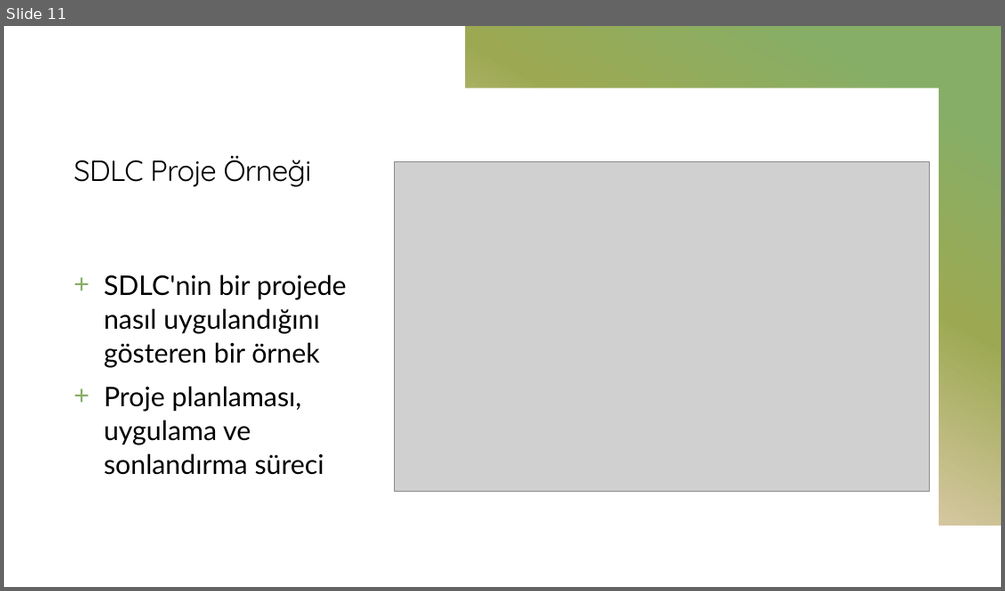
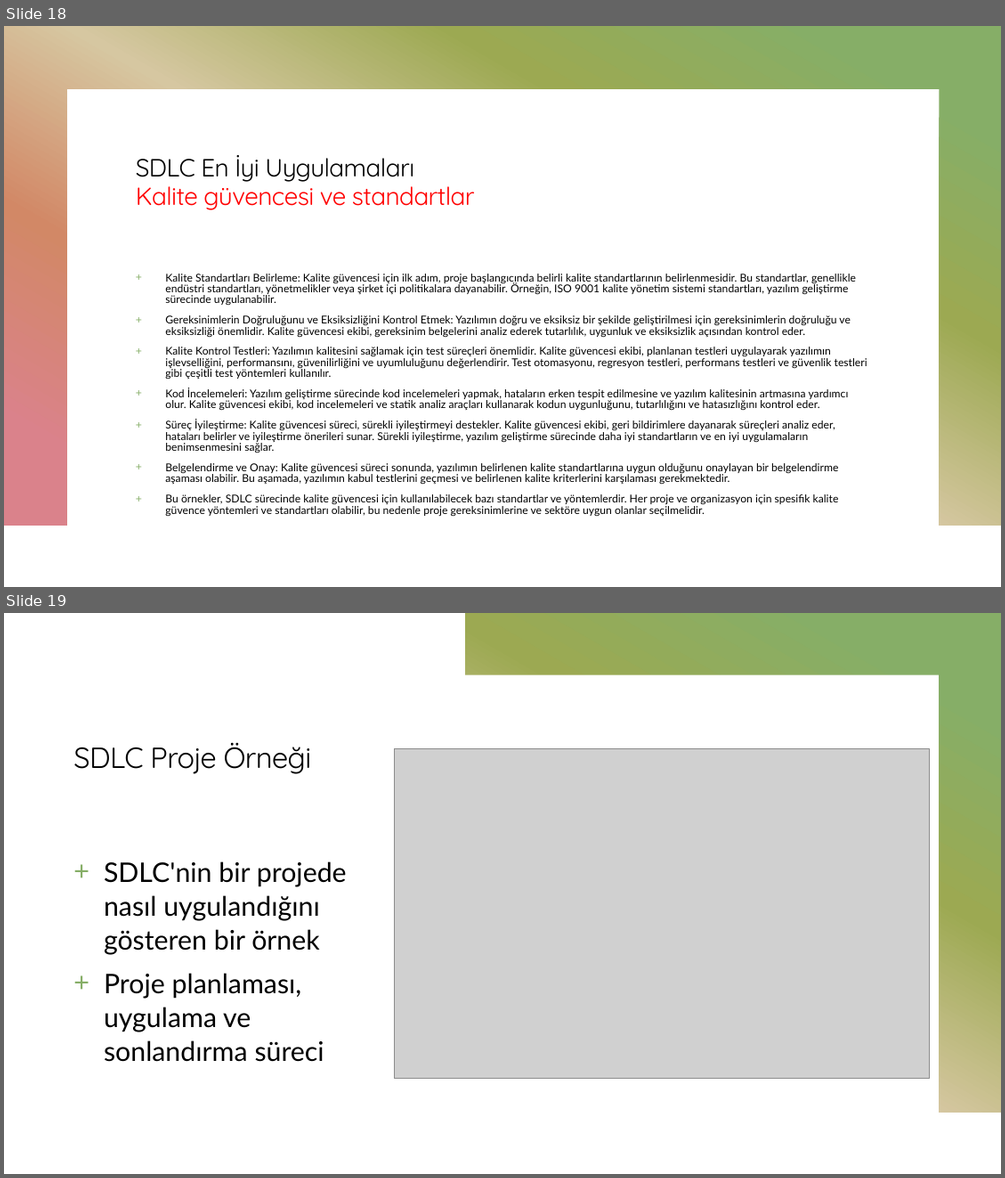
Before and after one commit to mehmetsungur/SDLC, a slide deck: SDLC.pptx. Shown one above the other, each under a label of ours: slide 11 before the commit, slides 18 and 19 after it. The pictures are 1005x591 and 1005x1178 pixels, drawn with LibreOffice and Linux fonts; fonts in the diff are those of the drawing; grey boxes stand for pictures. Boxes give left, top, right and bottom in pixels: in the first picture for what was removed or moved away, otherwise in the second. Text is boxed around its words. In the diff, an @@ line names an element or a change of style, - is before the commit and + after.

```diff
--- a/SDLC.pptx
+++ b/SDLC.pptx
@@ slide 18 added at <box>4,26,1001,587</box>, background #FFFFFF; not listed: 1 template element that a slide beside it also shows @@
@@ title added at <box>136,155,475,210</box>, 24 pt, text #FF0000 @@
+SDLC En İyi Uygulamaları
+Kalite güvencesi ve standartlar
@@ text added at <box>165,273,867,516</box>, 10.4 pt, text #000000 @@
++ Kalite Standartları Belirleme: Kalite güvencesi için ilk adım, proje başlangıcında belirli kalite standartlarının belirlenmesidir. Bu standartlar, genellikle endüstri standartları, yönetmelikler veya şirket içi politikalara dayanabilir. Örneğin, ISO 9001 kalite yönetim sistemi standartları, yazılım geliştirme sürecinde uygulanabilir.
++ Gereksinimlerin Doğruluğunu ve Eksiksizliğini Kontrol Etmek: Yazılımın doğru ve eksiksiz bir şekilde geliştirilmesi için gereksinimlerin doğruluğu ve eksiksizliği önemlidir. Kalite güvencesi ekibi, gereksinim belgelerini analiz ederek tutarlılık, uygunluk ve eksiksizlik açısından kontrol eder.
++ Kalite Kontrol Testleri: Yazılımın kalitesini sağlamak için test süreçleri önemlidir. Kalite güvencesi ekibi, planlanan testleri uygulayarak yazılımın işlevselliğini, performansını, güvenilirliğini ve uyumluluğunu değerlendirir. Test otomasyonu, regresyon testleri, performans testleri ve güvenlik testleri gibi çeşitli test yöntemleri kullanılır.
++ Kod İncelemeleri: Yazılım geliştirme sürecinde kod incelemeleri yapmak, hataların erken tespit edilmesine ve yazılım kalitesinin artmasına yardımcı olur. Kalite güvencesi ekibi, kod incelemeleri ve statik analiz araçları kullanarak kodun uygunluğunu, tutarlılığını ve hatasızlığını kontrol eder.
++ Süreç İyileştirme: Kalite güvencesi süreci, sürekli iyileştirmeyi destekler. Kalite güvencesi ekibi, geri bildirimlere dayanarak süreçleri analiz eder, hataları belirler ve iyileştirme önerileri sunar. Sürekli iyileştirme, yazılım geliştirme sürecinde daha iyi standartların ve en iyi uygulamaların benimsenmesini sağlar.
++ Belgelendirme ve Onay: Kalite güvencesi süreci sonunda, yazılımın belirlenen kalite standartlarına uygun olduğunu onaylayan bir belgelendirme aşaması olabilir. Bu aşamada, yazılımın kabul testlerini geçmesi ve belirlenen kalite kriterlerini karşılaması gerekmektedir.
++ Bu örnekler, SDLC sürecinde kalite güvencesi için kullanılabilecek bazı standartlar ve yöntemlerdir. Her proje ve organizasyon için spesifik kalite güvence yöntemleri ve standartları olabilir, bu nedenle proje gereksinimlerine ve sektöre uygun olanlar seçilmelidir.
@@ what was slide 11 is now slide 19 @@
```
Also in this commit, not shown: 3 slides changed, 11 other slides added.
